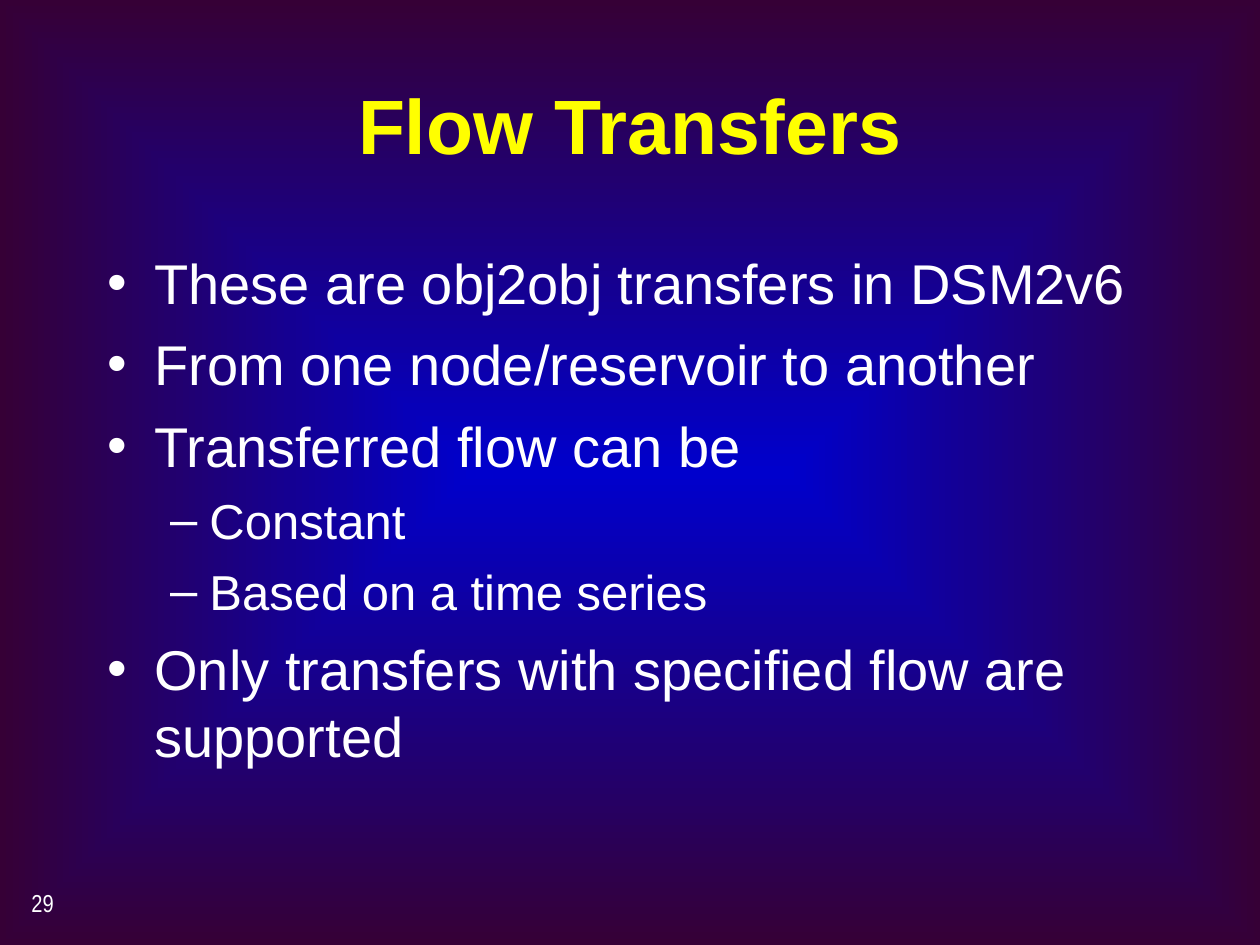
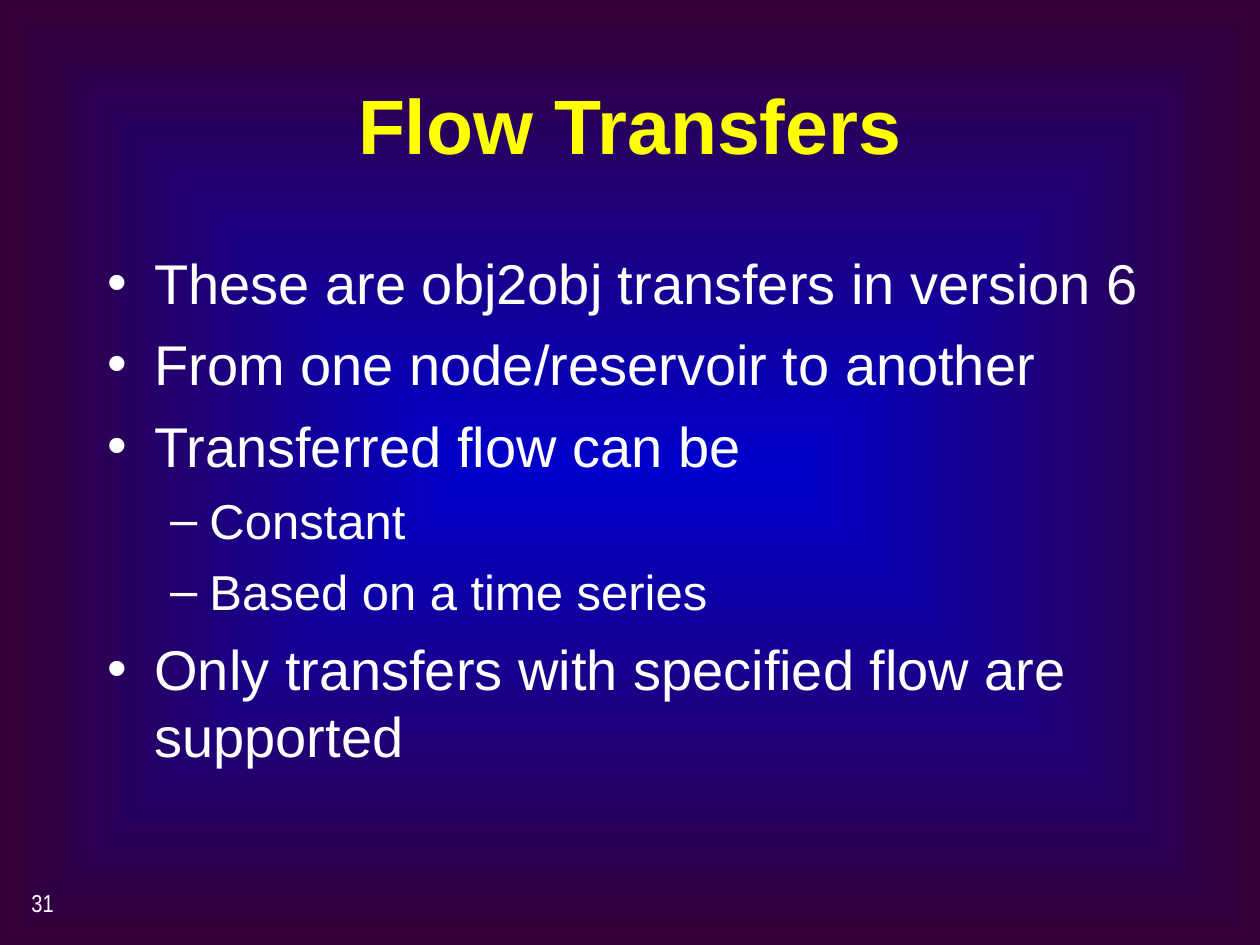
Before and after one commit to CADWRDeltaModeling/dsm2, a slide deck: slide 31 of dsm2/presentations/BT2_Reservoir_Gate_Transfer.ppt (slide 29 before the commit). Drawn at 1260x945 pixels with LibreOffice and Linux fonts; fonts in the diff are those of the drawing. Boxes give left, top, right and bottom in pixels: in the first picture for what was removed or moved away, otherwise in the second. Text is boxed around its words. In the diff, an @@ line names an element or a change of style, - is before the commit and + after.

```diff
--- a/dsm2/presentations/BT2_Reservoir_Gate_Transfer.ppt
+++ b/dsm2/presentations/BT2_Reservoir_Gate_Transfer.ppt
@@ text at (x1=154, y1=263, x2=1137, y2=315): text changed @@
-• These are obj2obj transfers in DSM2v6
+• These are obj2obj transfers in version 6
@@ page number at (x1=31, y1=895, x2=53, y2=913): text changed @@
-29
+31
```
Also in this commit, not shown: 11 other slides changed, 5 slides added, 3 slides removed.
